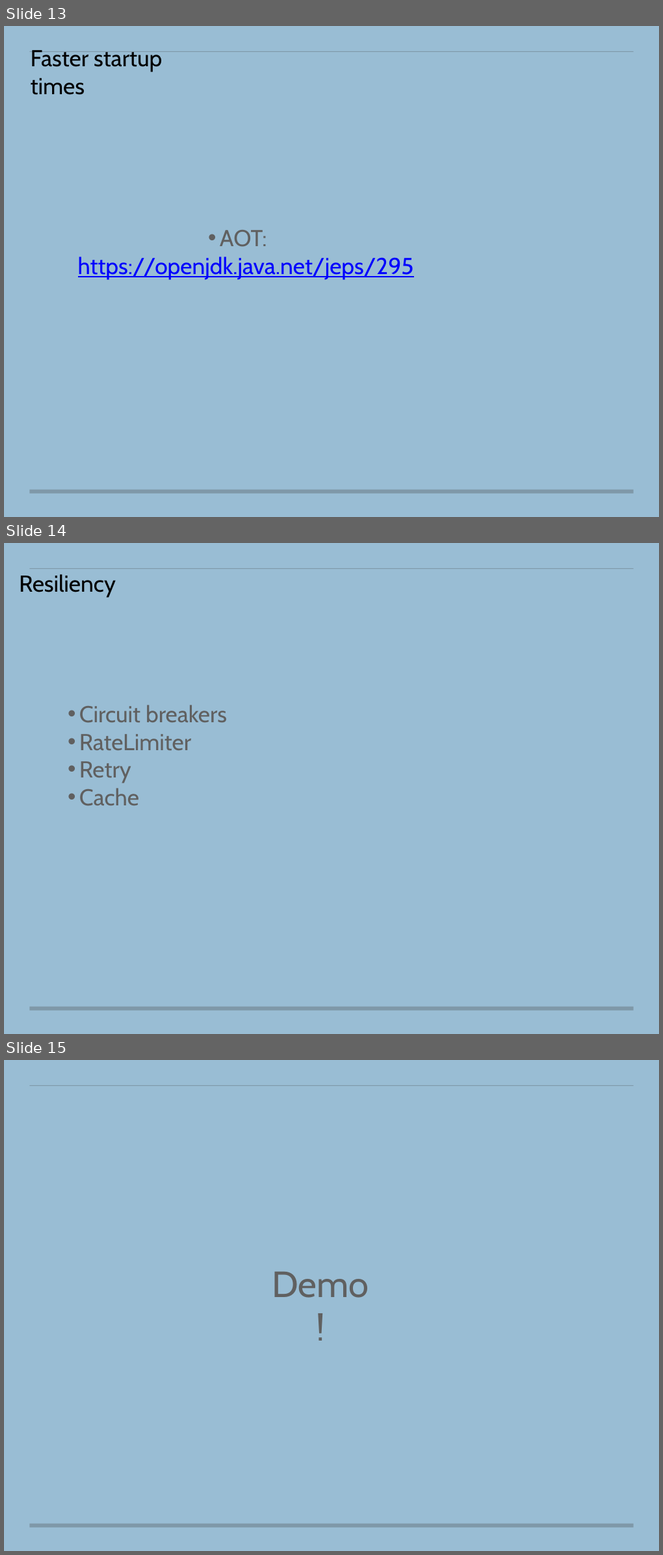
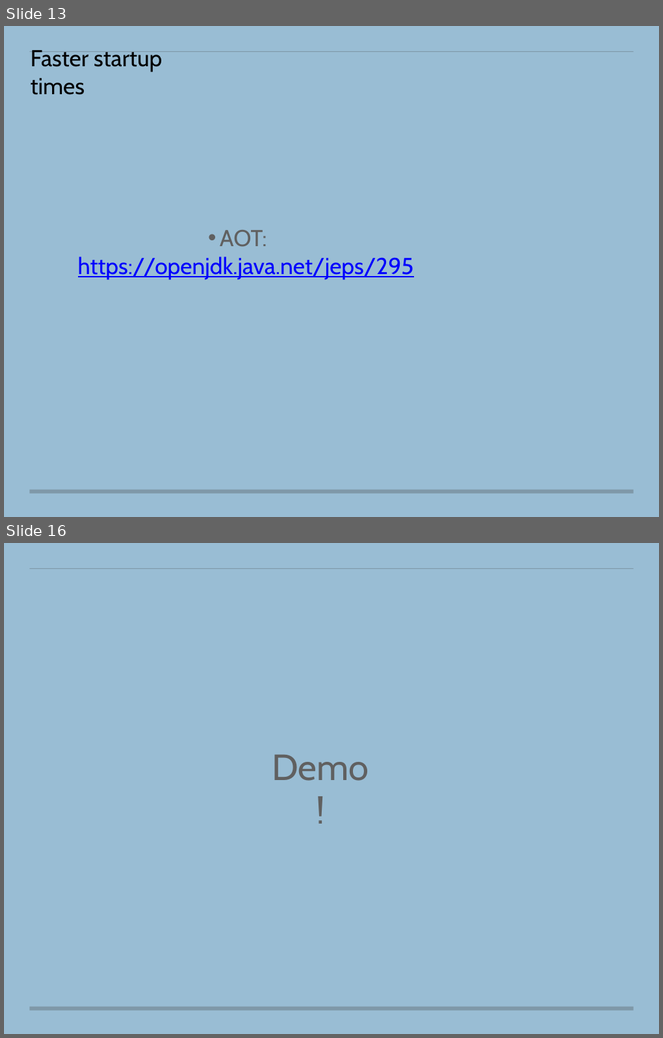
Before and after one commit to ankur4u007/keynotes, a slide deck: blrkotlin-1-8-2020/blrkotlin-1-8-2020.pptx. Shown one above the other, each under a label of ours: slides 13, 14 and 15 before the commit, slides 13 and 16 after it; the slides between them are not shown. The pictures are 663x1555 and 663x1038 pixels, drawn with LibreOffice and Linux fonts; fonts in the diff are those of the drawing. Boxes give left, top, right and bottom in pixels: in the first picture for what was removed or moved away, otherwise in the second. Text is boxed around its words. In the diff, an @@ line names an element or a change of style, - is before the commit and + after.

```diff
--- a/blrkotlin-1-8-2020/blrkotlin-1-8-2020.pptx
+++ b/blrkotlin-1-8-2020/blrkotlin-1-8-2020.pptx
@@ slide 14 removed at (4,543,659,1034), background #99BDD4; not listed: 2 template elements that a slide beside it also shows @@
@@ text removed at (19,574,116,598) @@
-Resiliency
@@ text removed at (79,705,227,806) @@
-• Circuit breakers
-• RateLimiter
-• Retry
-• Cache
@@ what was slide 15 is now slide 16 @@
```
Also in this commit, not shown: 3 slides changed, 3 slides added.
